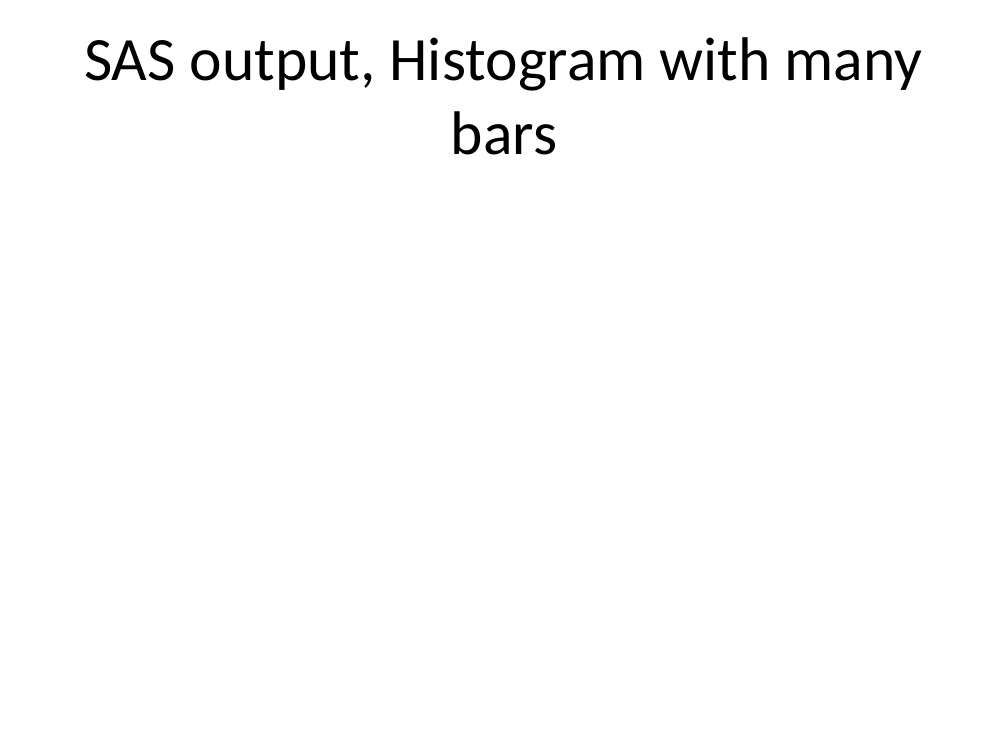
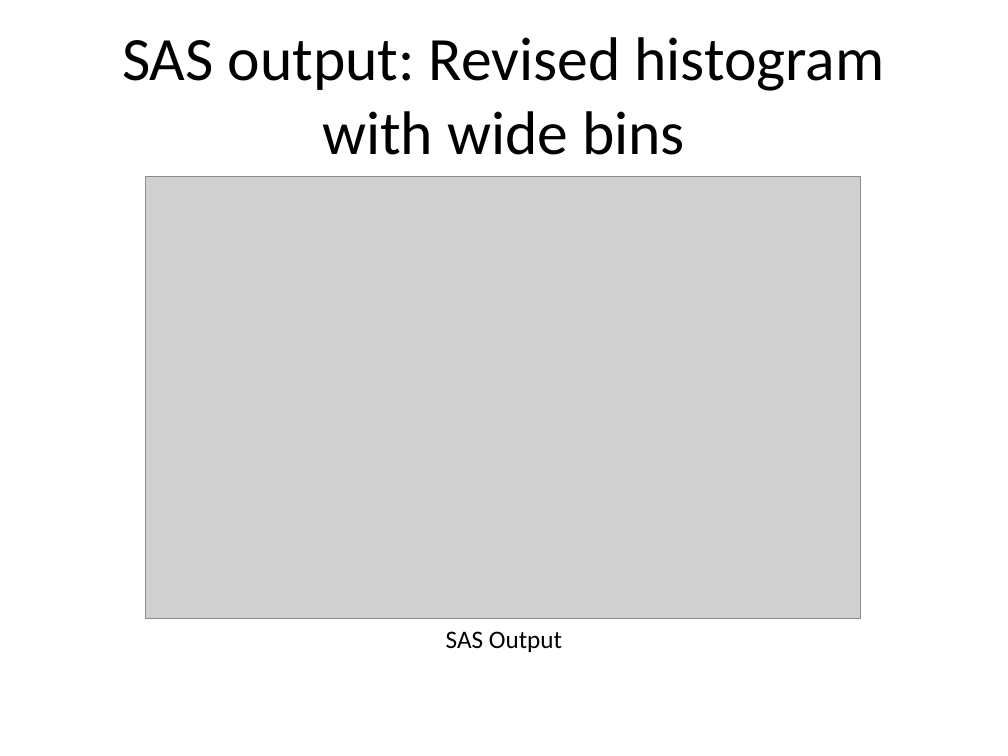
Before and after one commit to pmean/introduction-to-SAS, a slide deck: slide 39 of results/5507-02-simon-slides-and-speaker-notes.pptx (slide 36 before the commit). Drawn at 1008x756 pixels with LibreOffice and Linux fonts; fonts in the diff are those of the drawing; grey boxes stand for pictures. Boxes give left, top, right and bottom in pixels: in the first picture for what was removed or moved away, otherwise in the second. Text is boxed around its words. In the diff, an @@ line names an element or a change of style, - is before the commit and + after.

```diff
--- a/results/5507-02-simon-slides-and-speaker-notes.pptx
+++ b/results/5507-02-simon-slides-and-speaker-notes.pptx
@@ title at bbox=[122, 37, 884, 155]: text changed @@
-SAS output, Histogram with many bars
+SAS output: Revised histogram with wide bins
@@ picture added at bbox=[145, 176, 861, 619] @@
@@ text added at bbox=[446, 631, 562, 652], 18 pt, text #000000 @@
+SAS Output
```
Also in this commit, not shown: 23 other slides changed, 14 slides added, 12 slides removed, 3 other files.
